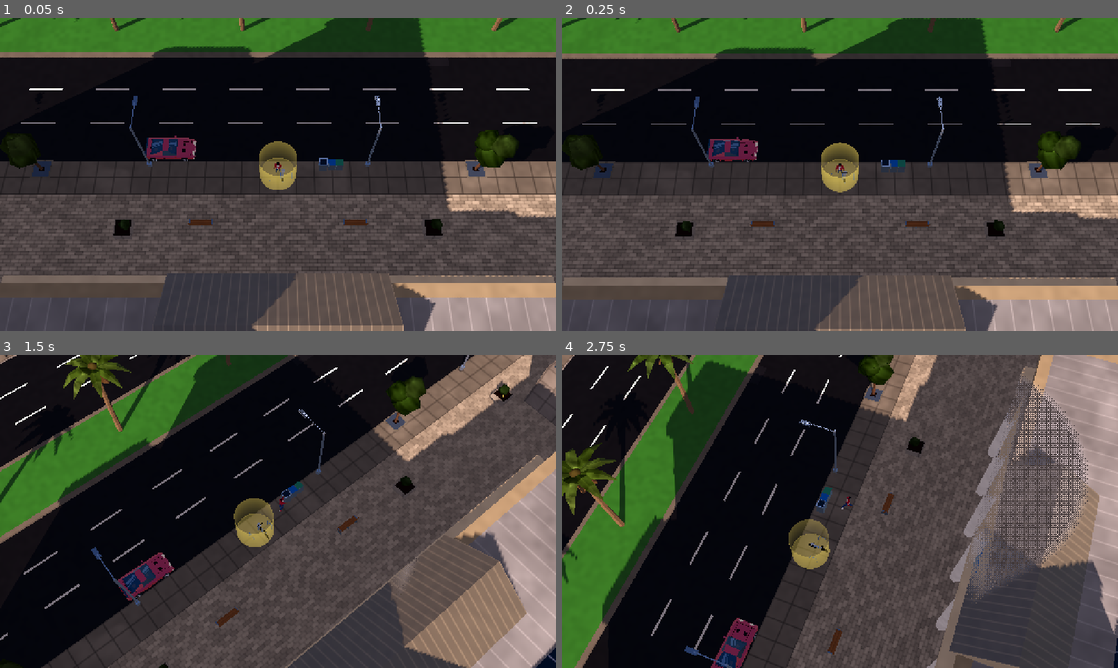
Above: before the commit, frames 1-4 (two rows, left to right).
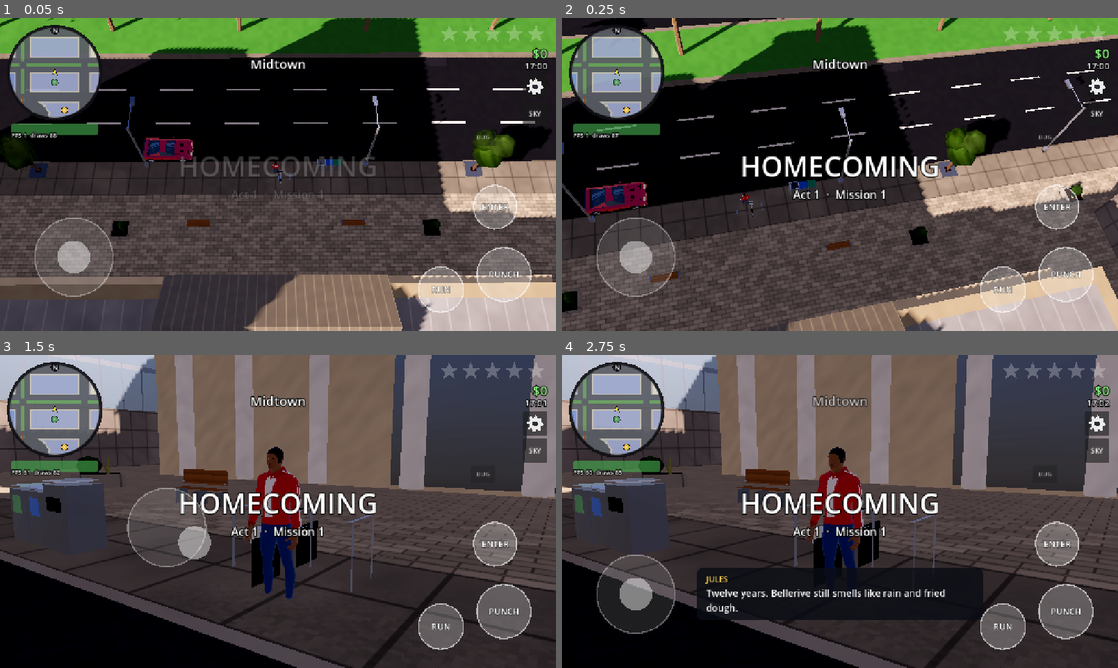
Above: after the commit, the same moments.

Repository: sachinpant3572/privateRepo
Game: Godot game, scene res://main.tscn
Same seed, same stepped clock (60 frames per second), same inputs: the game is played once before the commit and once after it.
Inputs (mouse positions are in pixels of both pictures, inside the frame that each line leads up to):
- Up to frame 1 (0.05 s): no input
- Up to frame 2 (0.25 s): no input
- Up to frame 3 (1.5 s): tap Enter at 0.5 s; move the mouse to (400, 495) at 0.52 s; hold D (move_right) 0.53-1.25 s; tap Space (attack) at 0.6 s; click (400, 495) at 0.67 s; drag from (166, 527) to (250, 574) at 1.27 s
- Up to frame 4 (2.75 s): move the mouse to (895, 442) at 2.02 s; hold D (move_right) from 2.03 s (still down); tap T (hail) at 2.1 s

The runs differ from the first frame. In frame 1, 32% of the frame differs, in the area x 0-100%, y 0-100%; in frame 2, 55%; in frame 3, 78%; in frame 4, 80%.
Error before the commit: Parse Error: Identifier "MeshBuilder" not declared in the current scope. (res://scripts/fx.gd:235)

Commit message:
Preload MeshBuilder in the Fx autoload for the burnt-car prewarm
Co-Authored-By: Claude Opus 5.5 <noreply@anthropic.com>
Claude-Session: https://claude.ai/code/session_01XUeimCS4fFEoMDQrXPwrRW

Diff:
--- a/game/scripts/fx.gd
+++ b/game/scripts/fx.gd
@@ -18,6 +18,7 @@
 const Boom = preload("res://scripts/explosion.gd")
 const FireFx = preload("res://scripts/fire_fx.gd")
 const Terrain = preload("res://scripts/terrain.gd")
+const MeshBuilder = preload("res://scripts/mesh_builder.gd")
 
 ## Off in headless runs (tests), where slowing time would only slow tests.
 var enabled := true
